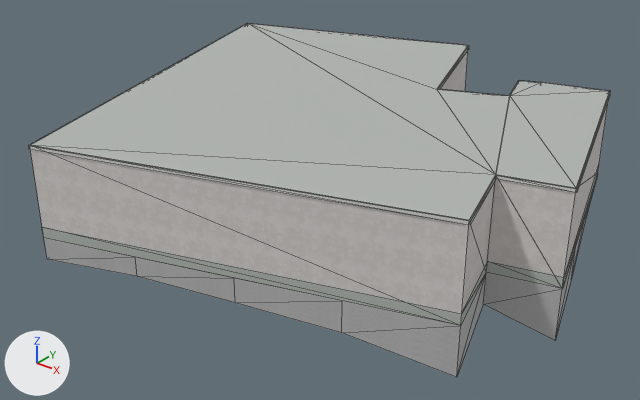
An edit to the Blender file assets/blender/buildings/osm-way-49379126.blend, drawn before and after from the same camera.
Both versions are drawn from a 50 mm lens placed at (16.22, -22.43, 12.68), pointed at (-0.55, -1.46, -0.32). Lighting does not change. The marker at lower left points along +X, +Y and +Z. The picture after the commit comes second. Mesh edges are drawn as thin lines.

In view in the first picture: 'building foundation 49379126', 'reality 49379126 near reality aged pale plaster', 'reality 49379126 near reality concrete plinth', 'reality 49379126 near reality flat weathered roof', 'reality 49379126 near reality pale aluminum sill'.
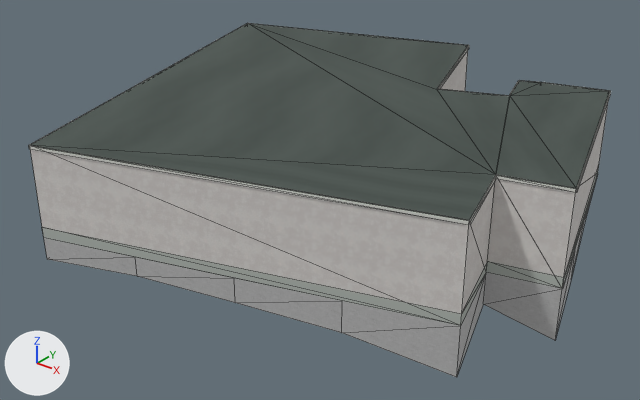
Changed parts and their boxes [x1, y1, x2, y2] in the pictures (640 x 400 px):
'reality 49379126 near reality flat weathered roof', surface changed (darker)
    both: [31, 23, 610, 220]
part 1 of me_reality_49379126_near_reality_pale_aluminum_sill, added
    after: [470, 175, 496, 221]
part 2 of me_reality_49379126_near_reality_pale_aluminum_sill, added
    after: [29, 23, 611, 225]

Edits to the bpy script that builds the scene:
```text
Add img_roof_normal_png:
    img_roof_normal_png = load_image('roof-normal.png', '../../../public/models/architecture/textures/roof-normal.png', 256, 256, 'Non-Color')
Add img_roof_color_png:
    img_roof_color_png = load_image('roof-color.png', '../../../public/models/architecture/textures/roof-color.png', 256, 256, 'sRGB')
Change mat_reality_flat_weathered_roof:
    remove # nodes: BsdfPrincipled, OutputMaterial
    remove # colours: grey #b3b7b4
    nodes: BsdfPrincipled, MixRGB, NormalMap, OutputMaterial, TexImage x2
    colours: white #ffffff
    uses the picture img_roof_color_png
    uses the picture img_roof_normal_png
Change me_reality_49379126_near_reality_pale_aluminum_sill:
    used by ob_reality_49379126_near_reality_pale_aluminum_sill; parent = ob_osm_way_49379126; location = (0.0, 0.0, 0.0)
    remove me_reality_49379126_near_reality_pale_aluminum_sill.from_pydata(...)  # 44 vertices, 22 faces; spans x -9.4..8.5, y -9.2..7.6, z 2.9..3.0
    add me_reality_49379126_near_reality_pale_aluminum_sill.from_pydata(...)  # 88 vertices, 44 faces; spans x -9.4..8.5, y -9.2..7.6, z 2.9..3.0
    me_reality_49379126_near_reality_pale_aluminum_sill part 1: the loose piece of 4 vertices spanning x 6.4..7.2, y -5.5..-2.7, z 2.9..3.0 is copied, and the copy is moved by (0.0, 0.0, 0.1); it spans x 6.4..7.2, y -5.5..-2.7, z 3.0
    me_reality_49379126_near_reality_pale_aluminum_sill part 2: 40 vertices added at x -9.4..8.5, y -9.2..7.6, z 3.0
```
